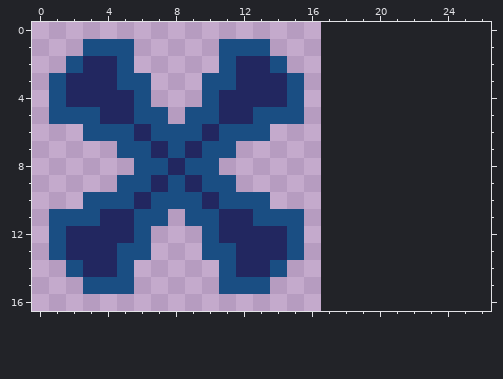
Two states of a pixel-art sprite, Entities/Booty/Treasure/Treasure.png. Above is the file before it was changed.
The file is 17x17 pixels. The old version is drawn lined up with the new one, on the new canvas.
And afterwards:
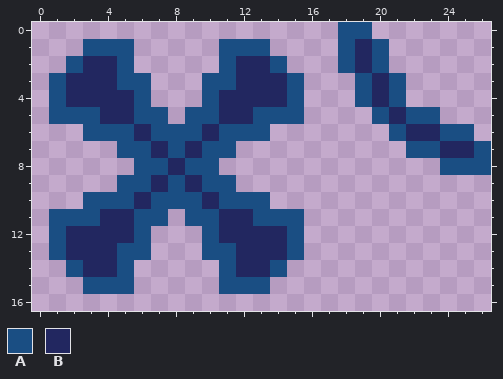
Palette (. is transparent): A #1a4e83  B #222760
The exact change:
canvas 17x17 -> 27x17
Colour A is added in row 0 at x 18 to 19; in rows 1 to 2 at x 18 and 20; in rows 3 to 4 at x 19 and 21; in row 5 at x 20 and 22 to 23; in row 6 at x 21 and 24 to 25; in row 7 at x 22 to 23 and 26.
Colour A is added in row 8 at x 24 to 26.
Colour B is added in rows 1 to 2 at x 19; in rows 3 to 4 at x 20; in row 5 at x 21; in row 6 at x 22 to 23; in row 7 at x 24 to 25.
Where, in picture pixels (left, top, right, bottom), the same in both pictures:
added: (338, 22, 491, 175)
